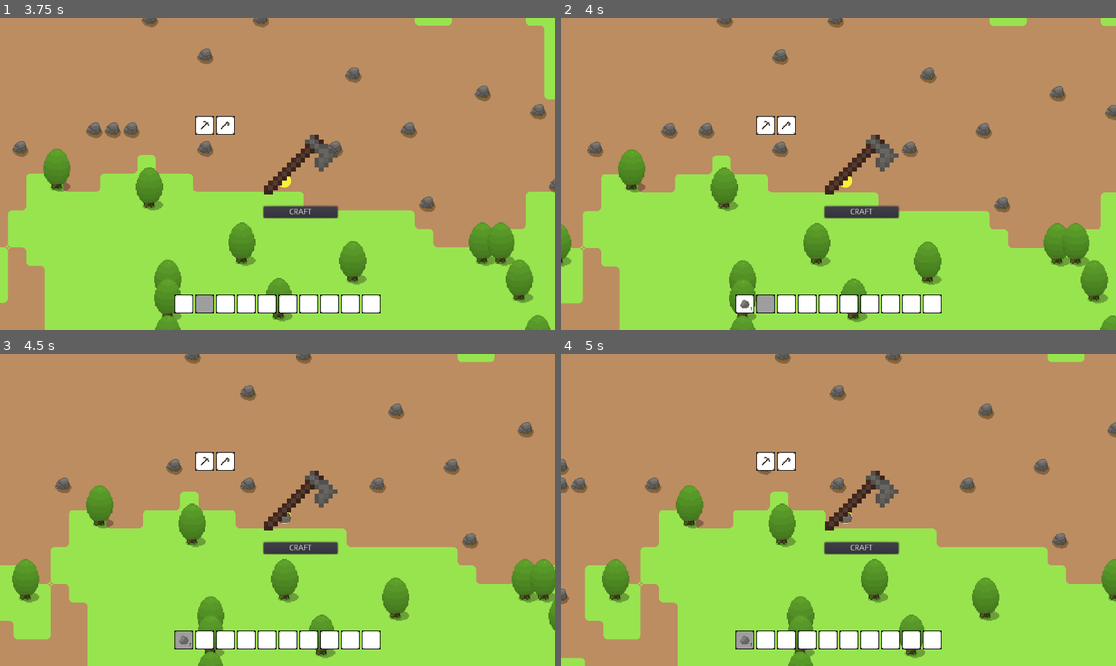
Above: before the commit, frames 1-4 (two rows, left to right).
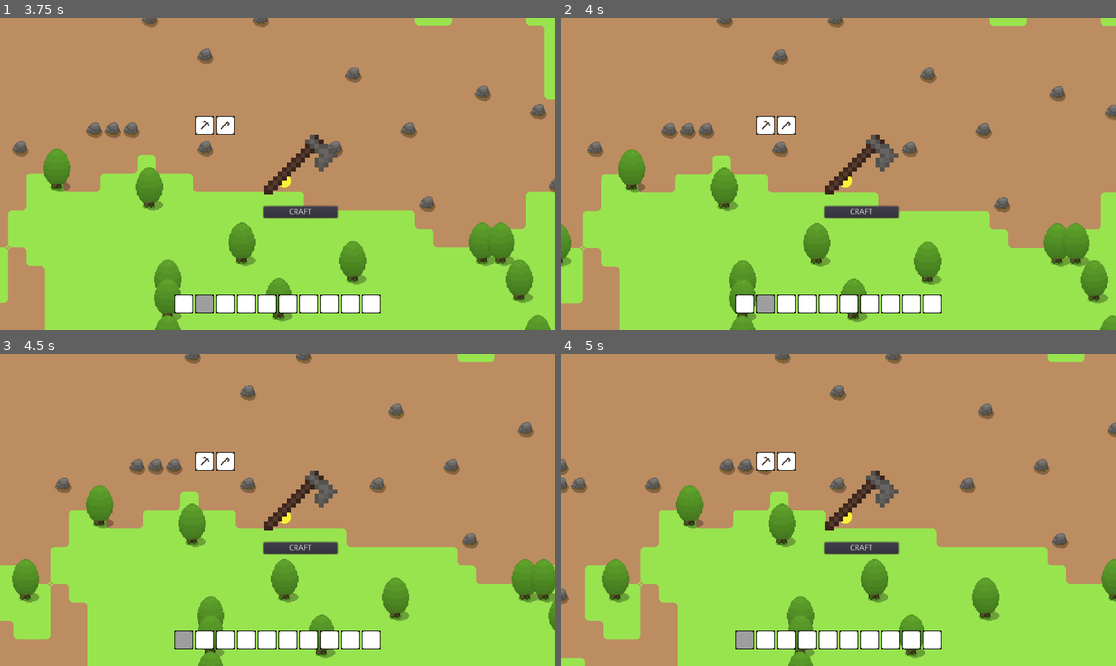
Above: after the commit, the same moments.

Repository: SkyMudder/GameW
Game: Godot game, scene res://Main.tscn
The game is run twice, just before and just after one commit, with the same random seed, the same clock (stepped at 60 frames per second) and the same inputs.
Inputs (mouse positions are in pixels of both pictures, inside the frame that each line leads up to):
- Up to frame 1 (3.75 s): tap Enter at 0.5 s; move the mouse to (11, 130) at 0.52 s; press the mouse at (11, 130) at 0.53 s; hold D (right) 0.53-1.28 s; move the mouse to (33, 242) at 1.27 s; release the mouse at (33, 242) at 1.28 s; hold S (down) 1.28-2.03 s; tap C (crafting) at 1.35 s; click (33, 242) at 1.55 s; move the mouse to (61, 114) at 2.02 s; hold D (right) 2.03-2.78 s; hold Ctrl (ctrl) 2.03-2.78 s; click (61, 114) at 2.3 s; move the mouse to (99, 86) at 2.77 s; hold W (up) 2.78-3.53 s; click (99, 86) at 2.85 s; move the mouse to (105, 120) at 3.52 s; hold A (left) from 3.53 s (still down); hold Mouse wheel down (mouse_wheel_down) from 3.53 s (still down)
- Up to frame 2 (4 s): keep holding A (left); keep holding Mouse wheel down (mouse_wheel_down); click (666, 120) at 3.8 s
- Up to frame 3 (4.5 s): keep holding A (left); move the mouse to (160, 466) at 4.27 s; release Mouse wheel down (mouse_wheel_down) at 4.28 s; tap Mouse wheel up (mouse_wheel_up) at 4.35 s
- Up to frame 4 (5 s): keep holding A (left); click (721, 466) at 4.55 s

Frame 1 is identical in both runs. In frame 2, 0.1% of the frame differs, in the area x 21-35%, y 33-94%; in frame 3, 0.3%; in frame 4, 0.3%, in the area x 28-53%, y 33-94%.

Commit message:
Updated WorldObjects to react to the Player's equipped Item, meaning certain Items can only damage certain Objects with a preset damage.

Diff:
--- a/Items/Axe.tres
+++ b/Items/Axe.tres
@@ -1,6 +1,6 @@
 [gd_resource type="Resource" load_steps=5 format=2]
 
-[ext_resource path="res://Tool.gd" type="Script" id=1]
+[ext_resource path="res://Items/Tool.gd" type="Script" id=1]
 [ext_resource path="res://Items/Axe.png" type="Texture" id=2]
 [ext_resource path="res://Items/Stone.tres" type="Resource" id=3]
 [ext_resource path="res://Items/Wood.tres" type="Resource" id=4]
@@ -12,6 +12,7 @@
 amountMax = 1
 amount = 1
 damageType = 0
+level = 0
 damage = 1.1
 resources = [ ExtResource( 4 ), ExtResource( 3 ) ]
 resourceAmounts = [ 3, 2 ]
--- a/Items/Pickaxe.tres
+++ b/Items/Pickaxe.tres
@@ -1,6 +1,6 @@
 [gd_resource type="Resource" load_steps=5 format=2]
 
-[ext_resource path="res://Tool.gd" type="Script" id=1]
+[ext_resource path="res://Items/Tool.gd" type="Script" id=1]
 [ext_resource path="res://Items/Pickaxe.png" type="Texture" id=2]
 [ext_resource path="res://Items/Stone.tres" type="Resource" id=3]
 [ext_resource path="res://Items/Wood.tres" type="Resource" id=4]
@@ -12,6 +12,7 @@
 amountMax = 1
 amount = 1
 damageType = 1
+level = 0
 damage = 1.1
 resources = [ ExtResource( 4 ), ExtResource( 3 ) ]
 resourceAmounts = [ 3, 3 ]
--- a/Tool.gd
+++ b/Items/Tool.gd
@@ -1,7 +1,9 @@
 extends "res://Items/Item.gd"
 class_name Tool
 
+
 export(int) var damageType
+export(int) var level
 export(float) var damage
 export(Array) var resources
 export(Array) var resourceAmounts
--- a/Player/Player.tscn
+++ b/Player/Player.tscn
@@ -20,10 +20,10 @@
 texture = ExtResource( 1 )
 
 [node name="TextureRect" type="TextureRect" parent="Player"]
-margin_left = -16.0
-margin_top = -15.0
-margin_right = 16.0
-margin_bottom = 16.0
+margin_left = -11.0
+margin_top = -11.0
+margin_right = 10.0
+margin_bottom = 10.0
 size_flags_horizontal = 3
 size_flags_vertical = 3
 expand = true
--- a/WorldObjects/Rock.gd
+++ b/WorldObjects/Rock.gd
@@ -5,6 +5,7 @@
 	set_process(false)
 	hp = 1000
 	level = 0
+	type = 1
 	drop = preload("res://Items/Stone.tres").duplicate()
 	amountLow = 3
 	amountHigh = 5
--- a/WorldObjects/Tree.gd
+++ b/WorldObjects/Tree.gd
@@ -5,6 +5,7 @@
 	set_process(false)
 	hp = 1000
 	level = 0
+	type = 0
 	drop = preload("res://Items/Wood.tres").duplicate()
 	amountLow = 3
 	amountHigh = 5
--- a/WorldObjects/WorldObject.gd
+++ b/WorldObjects/WorldObject.gd
@@ -6,6 +6,7 @@
 
 var hp: float
 var level: int
+var type: int
 var drop: Item
 var amountLow: int
 var amountHigh: int
@@ -15,9 +16,19 @@
 	rand.randomize()
 
 func _process(delta: float) -> void:
-	hp -= 1000 * delta
-	if hp <= 0:
-		_destroy()
+	if Input.is_action_pressed("mouse_left"):
+		var damageMultiplier: int
+		var currentItem: Item =  player.currentItem
+		if currentItem is Tool:
+			if currentItem.damageType == type and currentItem.level >= level:
+				damageMultiplier = currentItem.damage
+			else:
+				damageMultiplier = 0
+		else:
+			damageMultiplier = 1
+		hp -= 500 * damageMultiplier * delta
+		if hp <= 0:
+			_destroy()
 
 func _destroy() -> void:
 	drop.amount = rand.randi_range(amountLow, amountHigh)
--- a/project.godot
+++ b/project.godot
@@ -27,7 +27,7 @@
 "base": "Resource",
 "class": "Tool",
 "language": "GDScript",
-"path": "res://Tool.gd"
+"path": "res://Items/Tool.gd"
 } ]
 _global_script_class_icons={
 "Chunk": "",
